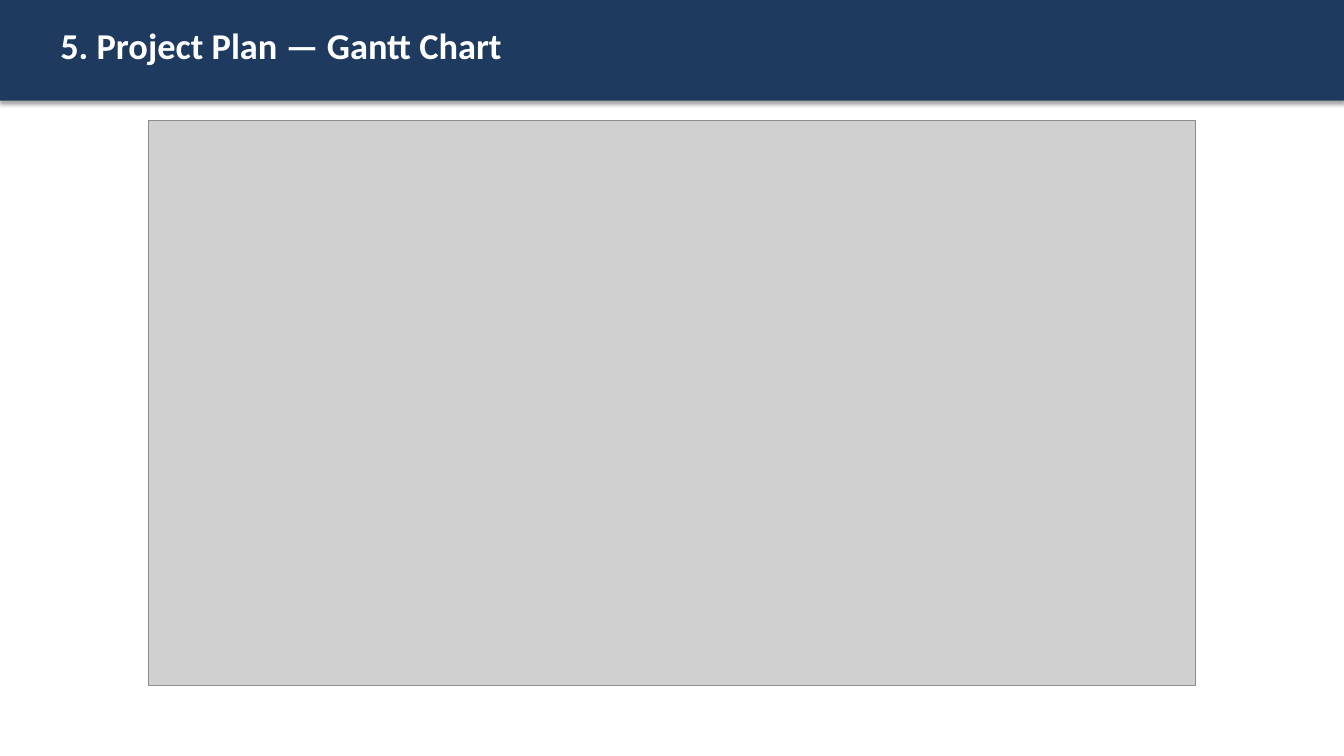
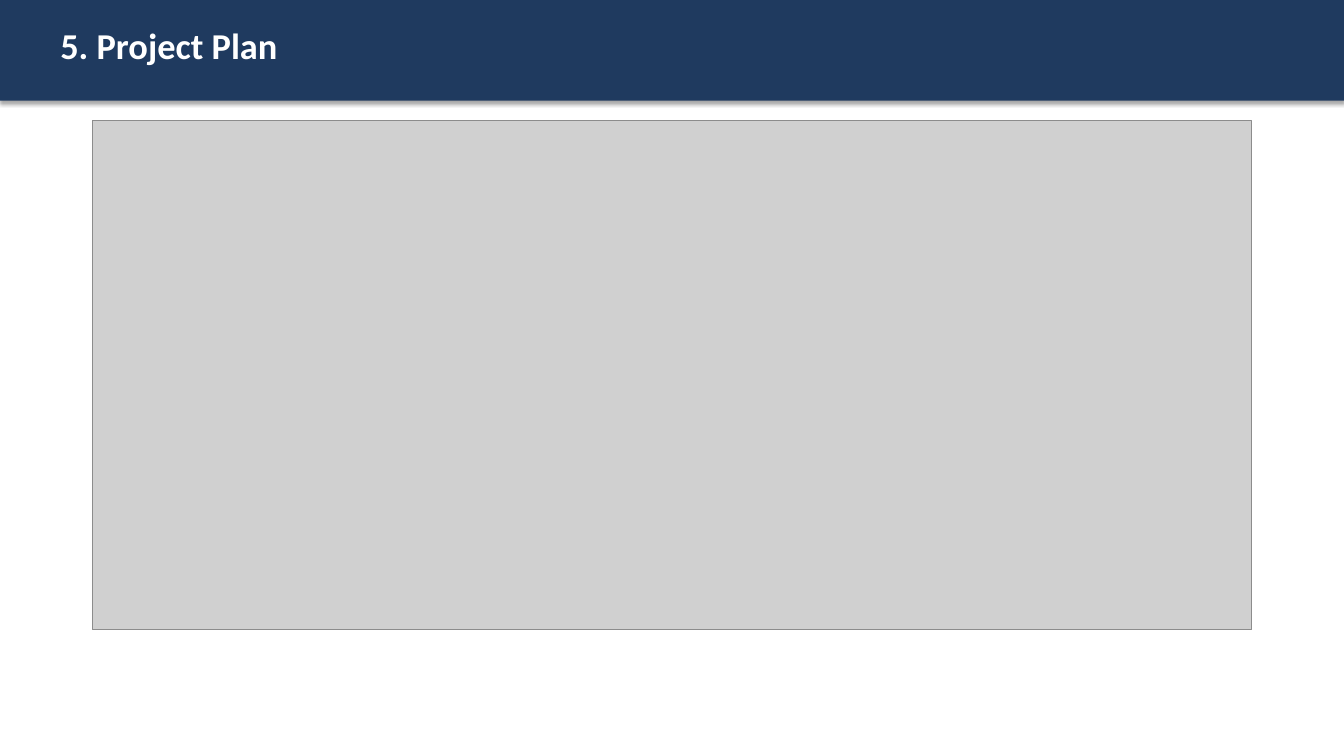
Before and after one commit to AviDhandhania/carbon-credit-blockchain, a slide deck: slide 13 of presentation/DA1_Presentation.pptx (slide 11 before the commit). Drawn at 1344x756 pixels with LibreOffice and Linux fonts; fonts in the diff are those of the drawing; grey boxes stand for pictures. Boxes give left, top, right and bottom in pixels: in the first picture for what was removed or moved away, otherwise in the second. Text is boxed around its words. In the diff, an @@ line names an element or a change of style, - is before the commit and + after.

```diff
--- a/presentation/DA1_Presentation.pptx
+++ b/presentation/DA1_Presentation.pptx
@@ text at [60,33,278,65]: text changed @@
-5. Project Plan — Gantt Chart
+5. Project Plan
@@ picture: place and size @@
-picture at [149,121,1196,686]
+picture at [93,121,1252,630]
```
Also in this commit, not shown: 10 other slides changed, 3 slides added, 1 slide removed, 10 other files.
